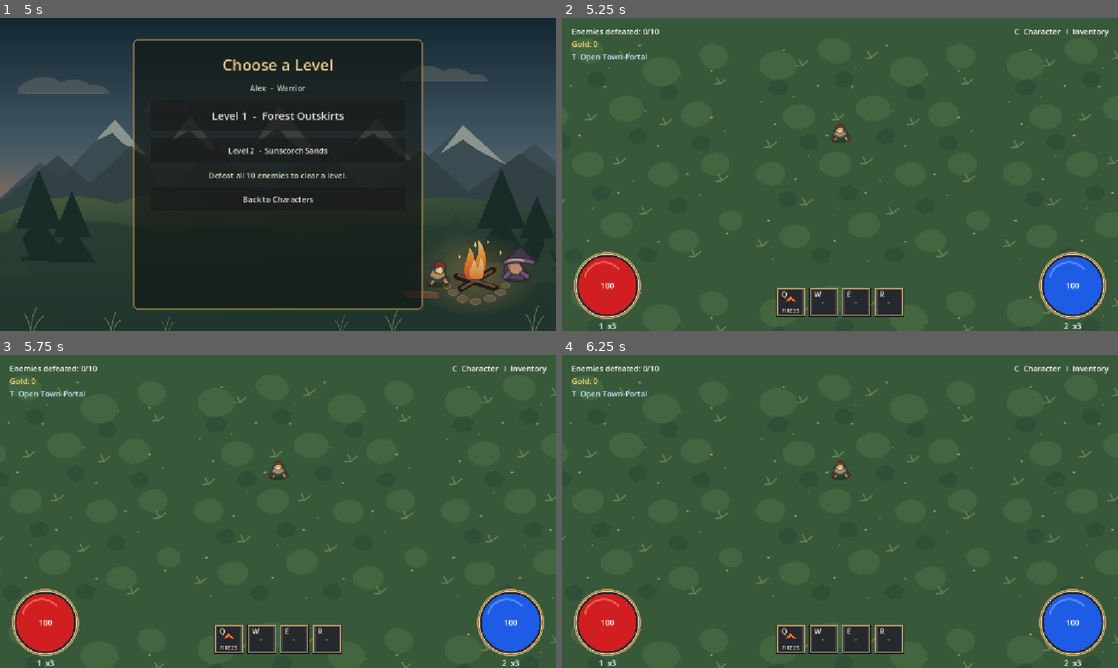
Above: before the commit, frames 1-4 (two rows, left to right).
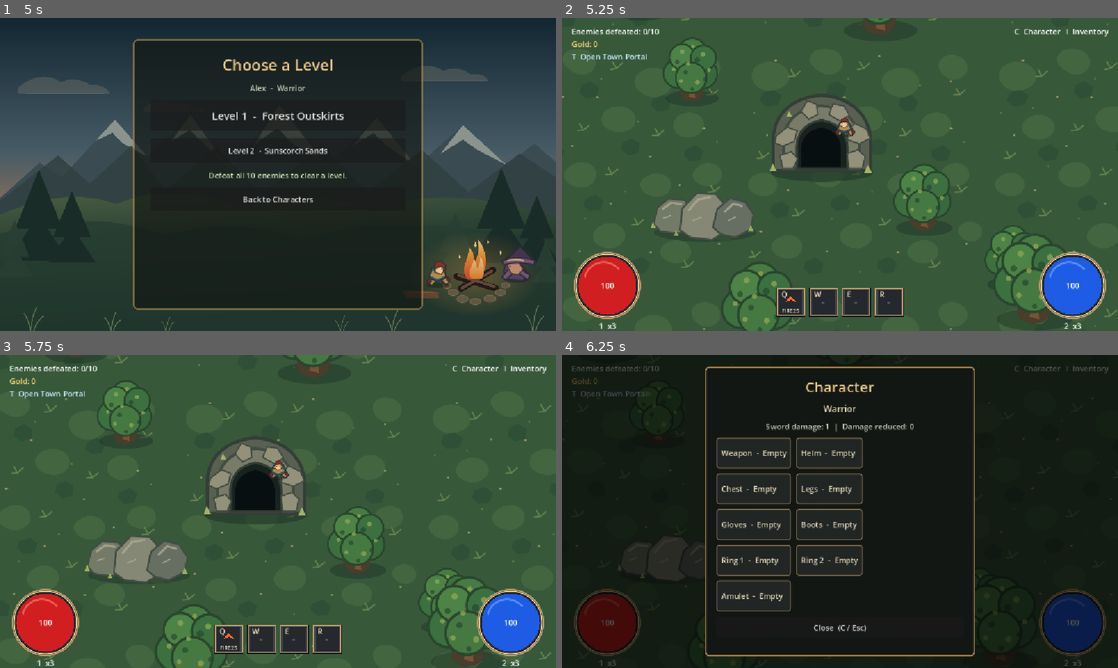
Above: after the commit, the same moments.

Repository: muyari/simple-game-godot
Game: Godot game, scene res://Menu.tscn
Same seed, same stepped clock (60 frames per second), same inputs: the game is played once before the commit and once after it.
Inputs (mouse positions are in pixels of both pictures, inside the frame that each line leads up to):
- Up to frame 1 (5 s): click "Begin Adventure" at 0.5 s; click "Create Character" at 1.25 s; click (278, 111) at 2.02 s; type "Alex" at 2.1 s; click "Warrior" at 2.75 s; click "Create Character" at 3.5 s; click "Continue" at 4.25 s
- Up to frame 2 (5.25 s): click "Level 1 - Forest Outskirts" at 5 s
- Up to frame 3 (5.75 s): no input
- Up to frame 4 (6.25 s): tap Enter (ui_accept) at 5.75, 6.02 s; move the mouse to (962, 495) at 5.77 s; hold Right (move_right) from 5.78 s (still down); tap C at 5.85 s; click (962, 495) at 5.92 s

Frame 1 is identical in both runs. In frame 2, 11% of the frame differs, in the area x 0-100%, y 0-100%; in frame 3, 11%; in frame 4, 99%.
Error before the commit: Parse Error: There is already a variable named "direction" declared in this scope. (res://Player.gd:144)

Commit message:
fixed bug.

Diff:
--- a/simple-game-godot/GameState.gd
+++ b/simple-game-godot/GameState.gd
@@ -214,7 +214,7 @@
 	if item == null:
 		push_error("Cannot calculate the sale price of a null item.")
 		return 0
-	return maxi(item.price / 2, 1)
+	return maxi(floori(float(item.price) / 2.0), 1)
 
 
 func sell_inventory_item(
--- a/simple-game-godot/Player.gd
+++ b/simple-game-godot/Player.gd
@@ -141,7 +141,6 @@
 			_spawn_town_portal()
 		return
 
-	var direction := Input.get_vector("move_left", "move_right", "move_up", "move_down")
 	if direction != Vector2.ZERO:
 		velocity = velocity.move_toward(direction * SPEED, ACCELERATION * delta)
 		facing = _cardinal_direction(direction)
